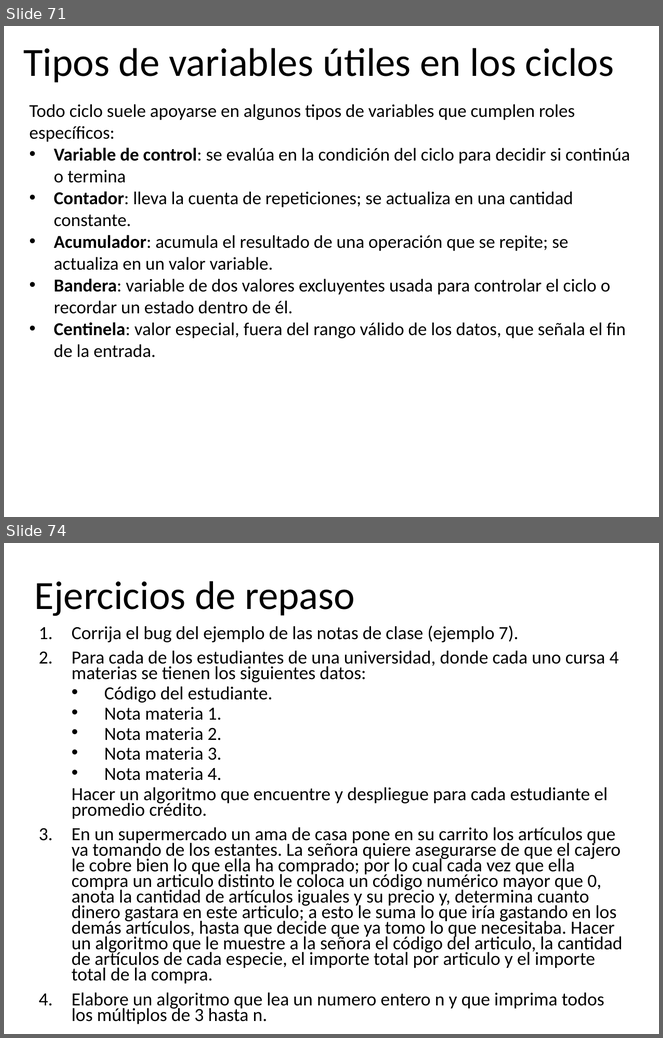
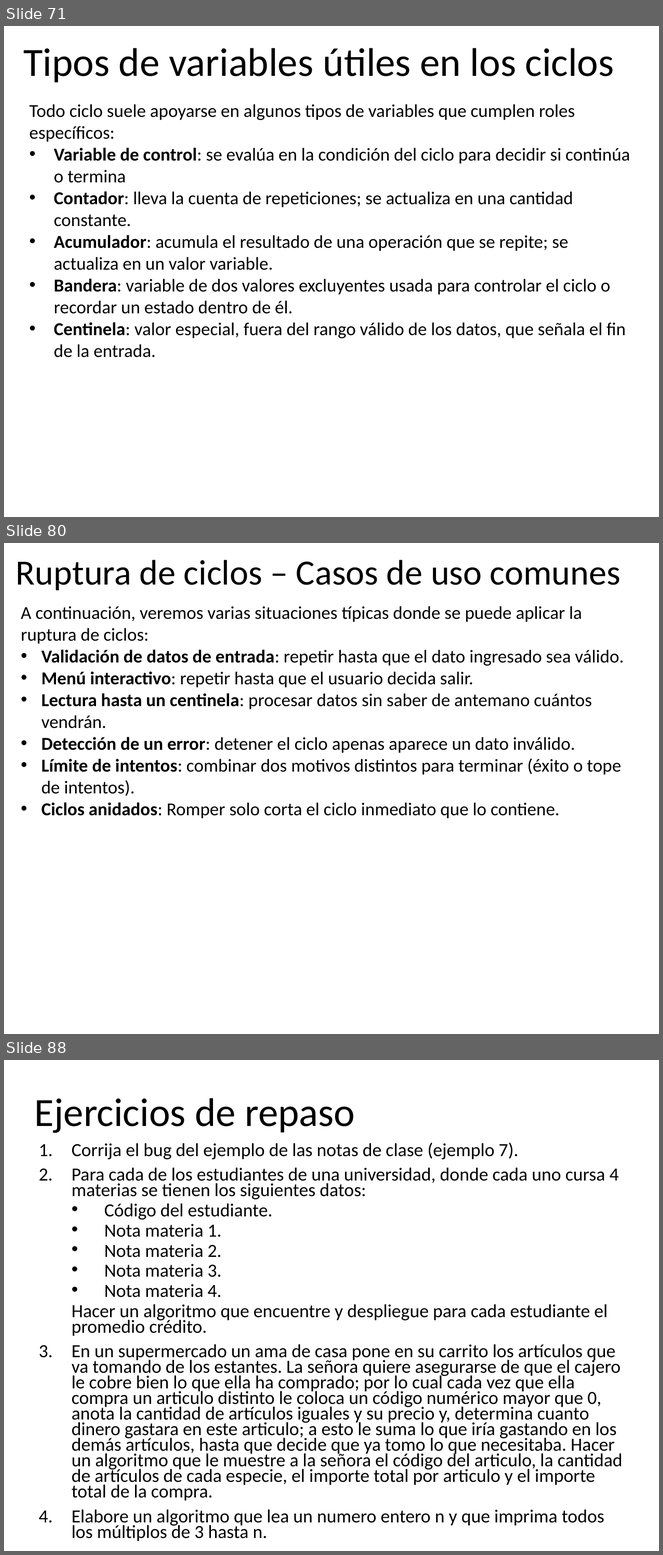
Before and after one commit to algoritmos-UdeA/logica1-20262, a slide deck: clases/7/teoria/clase-07.pptx. Shown one above the other, each under a label of ours: slides 71 and 74 before the commit, slides 71, 80 and 88 after it; the slides between them are not shown. The pictures are 663x1038 and 663x1555 pixels, drawn with LibreOffice and Linux fonts; fonts in the diff are those of the drawing. Boxes give left, top, right and bottom in pixels: in the first picture for what was removed or moved away, otherwise in the second. Text is boxed around its words. In the diff, an @@ line names an element or a change of style, - is before the commit and + after.

```diff
--- a/clases/7/teoria/clase-07.pptx
+++ b/clases/7/teoria/clase-07.pptx
@@ slide 80 added at (x1=4, y1=543, x2=659, y2=1034), background #FFFFFF @@
@@ text added at (x1=16, y1=560, x2=621, y2=590), 39 pt, text #000000 @@
+Ruptura de ciclos – Casos de uso comunes
@@ text added at (x1=21, y1=606, x2=624, y2=819), 20 pt, text #000000 @@
+A continuación, veremos varias situaciones típicas donde se puede aplicar la ruptura de ciclos:
+• Validación de datos de entrada: repetir hasta que el dato ingresado sea válido.
+• Menú interactivo: repetir hasta que el usuario decida salir.
+• Lectura hasta un centinela: procesar datos sin saber de antemano cuántos vendrán.
+• Detección de un error: detener el ciclo apenas aparece un dato inválido.
+• Límite de intentos: combinar dos motivos distintos para terminar (éxito o tope de intentos).
+• Ciclos anidados: Romper solo corta el ciclo inmediato que lo contiene.
@@ what was slide 74 is now slide 88 @@
```
Also in this commit, not shown: 21 slides changed, 13 other slides added, 13 other files.
